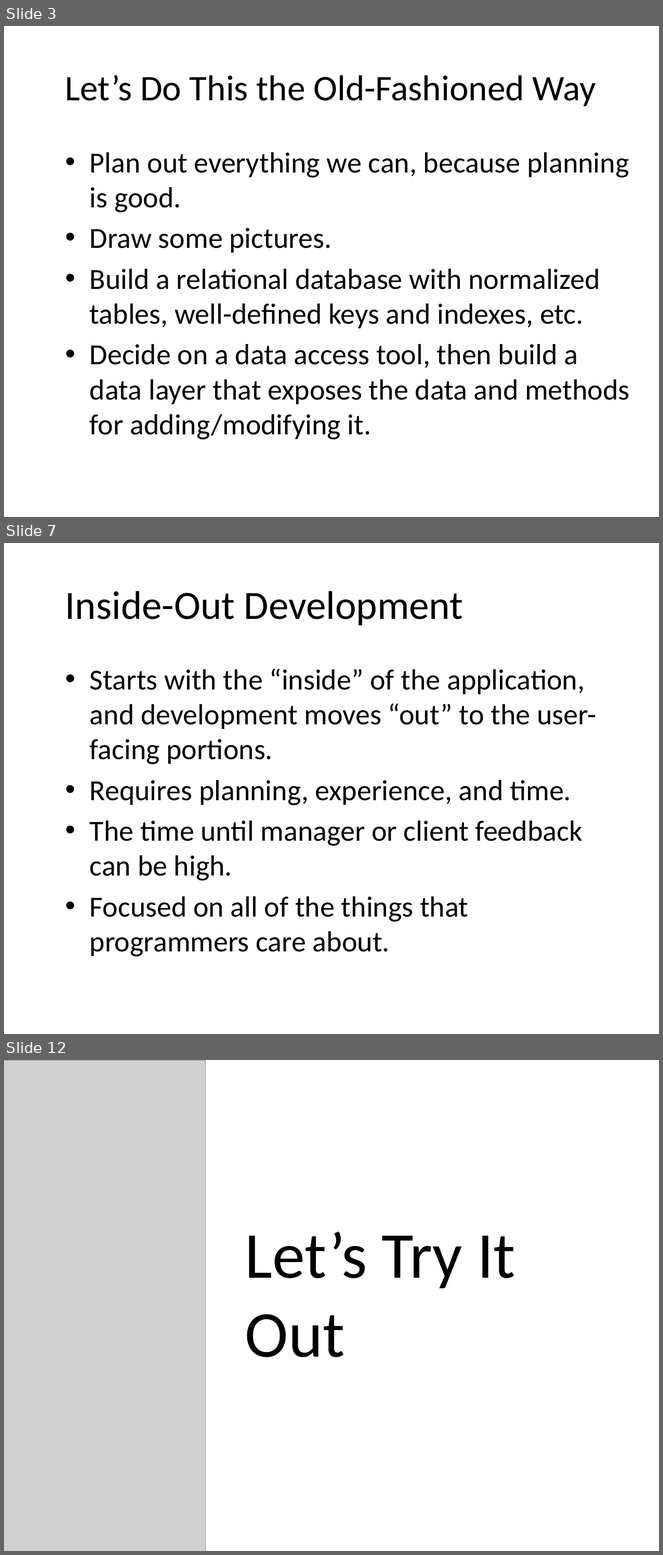
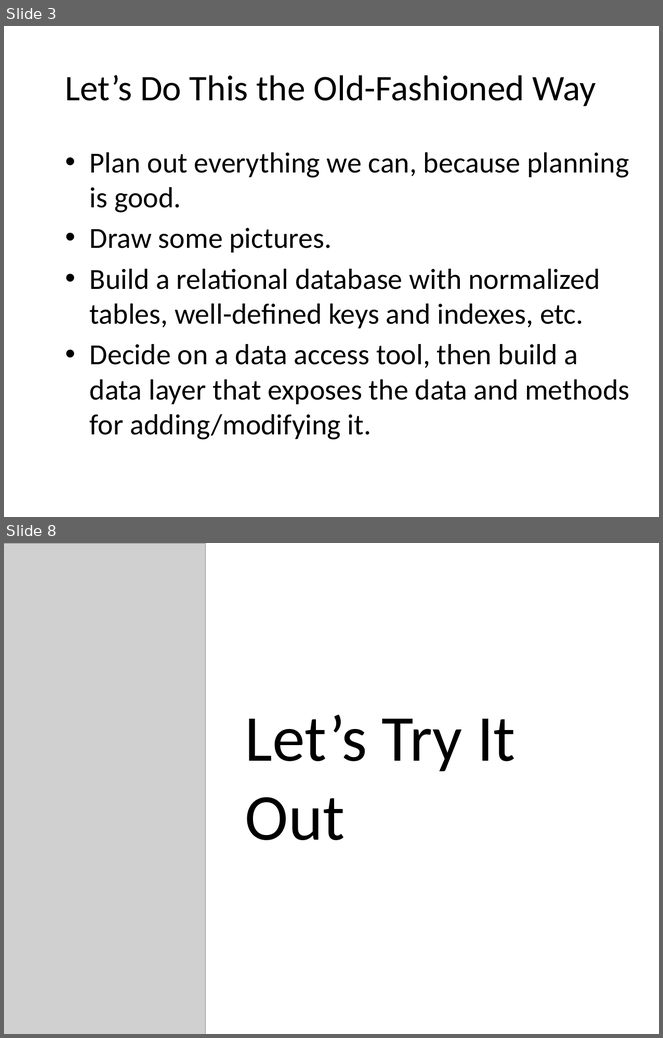
Before and after one commit to darrencauthon/SpecFlow-at-IowaCodeCamp, a slide deck: Outside In With SpecFlow.pptx. Shown one above the other, each under a label of ours: slides 3, 7 and 12 before the commit, slides 3 and 8 after it; the slides between them are not shown. The pictures are 663x1555 and 663x1038 pixels, drawn with LibreOffice and Linux fonts; fonts in the diff are those of the drawing; grey boxes stand for pictures; background and template pictures are left out. Boxes give left, top, right and bottom in pixels: in the first picture for what was removed or moved away, otherwise in the second. Text is boxed around its words. In the diff, an @@ line names an element or a change of style, - is before the commit and + after.

```diff
--- a/Outside In With SpecFlow.pptx
+++ b/Outside In With SpecFlow.pptx
@@ slide 7 removed at [4,543,659,1034], background picture (left out) @@
@@ title removed at [65,591,464,626] @@
-Inside-Out Development
@@ text removed at [90,668,596,957] @@
-• Starts with the “inside” of the application, and development moves “out” to the user-facing portions.
-• Requires planning, experience, and time.
-• The time until manager or client feedback can be high.
-• Focused on all of the things that programmers care about.
@@ what was slide 12 is now slide 8 @@
```
Also in this commit, not shown: 6 slides changed, 11 other slides removed, 1 other file.
